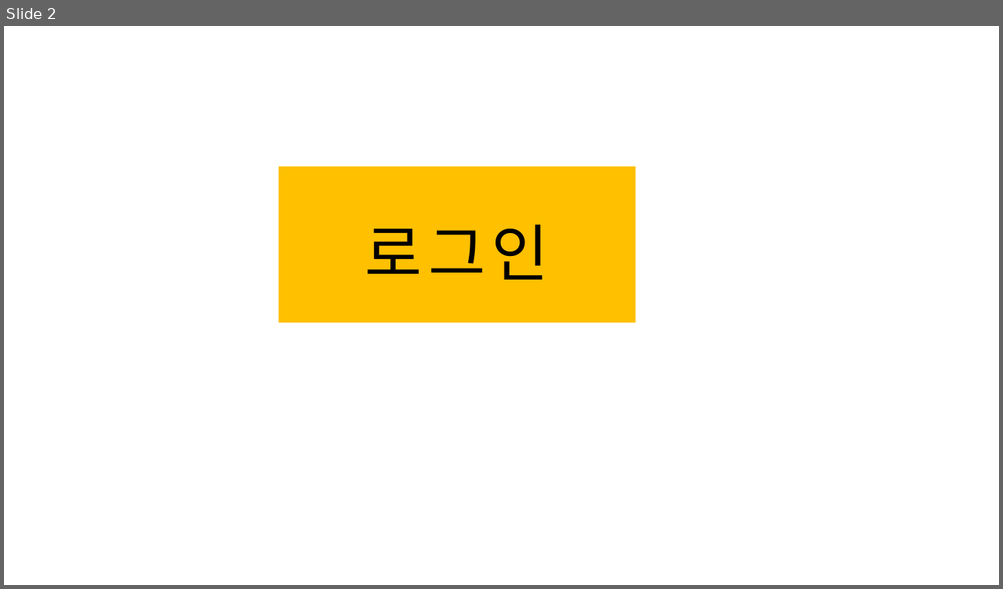
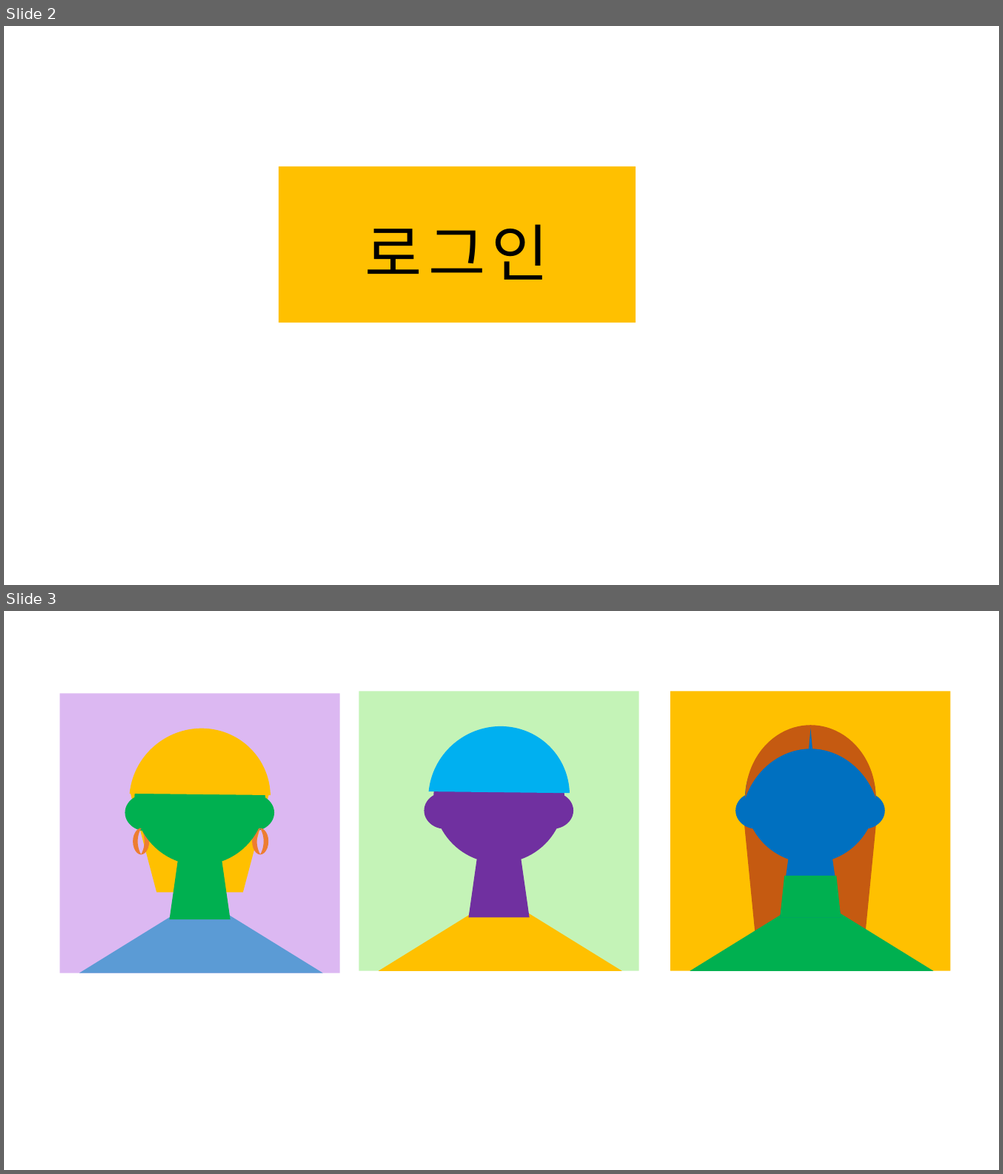
Before and after one commit to DuetoPark/movie-page, a slide deck: pictures/영화표.pptx. Shown one above the other, each under a label of ours: slide 2 before the commit, slides 2 and 3 after it. The pictures are 1003x589 and 1003x1174 pixels, drawn with LibreOffice and Linux fonts; fonts in the diff are those of the drawing. Boxes give left, top, right and bottom in pixels: in the first picture for what was removed or moved away, otherwise in the second. Text is boxed around its words. In the diff, an @@ line names an element or a change of style, - is before the commit and + after.

```diff
--- a/pictures/영화표.pptx
+++ b/pictures/영화표.pptx
@@ slide 3 added at (x1=4, y1=611, x2=999, y2=1170), background #FFFFFF @@
@@ group added at (x1=60, y1=693, x2=340, y2=974): 4 moons, 3 ellipses, 1 rectangle, 1 triangle, 1 pentagon, 1 trapezoid, 1 chord (boxed as its full ellipse) @@
@@ group added at (x1=359, y1=692, x2=639, y2=971): 3 ellipses, 1 rectangle, 1 triangle, 1 trapezoid, 1 chord (boxed as its full ellipse) @@
@@ group added at (x1=670, y1=692, x2=950, y2=971): 3 trapezoids, 3 ellipses, 2 triangles, 1 rectangle, 1 moon @@
```
Also in this commit, not shown: 1 slide changed, 1 other slide added, 2 slides removed, 16 other files.
